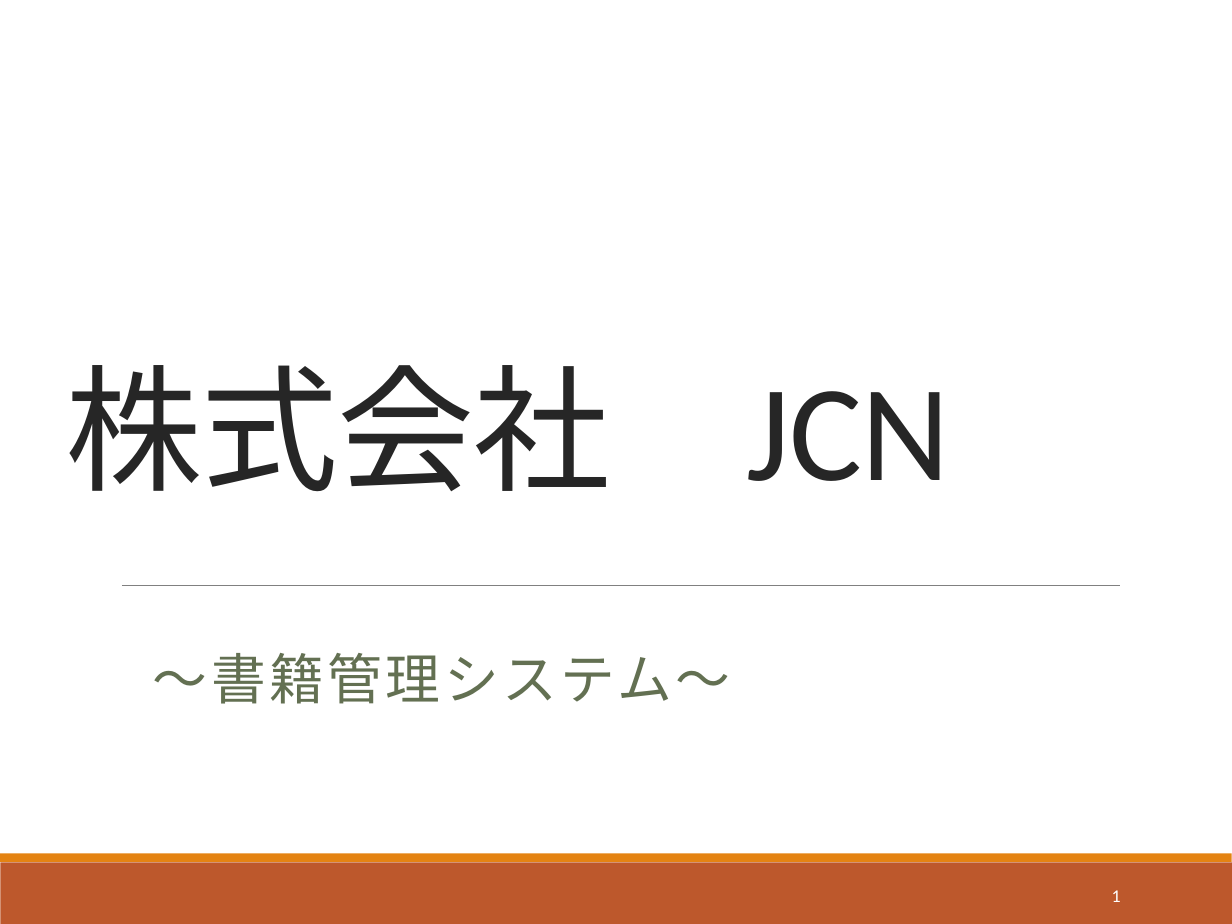
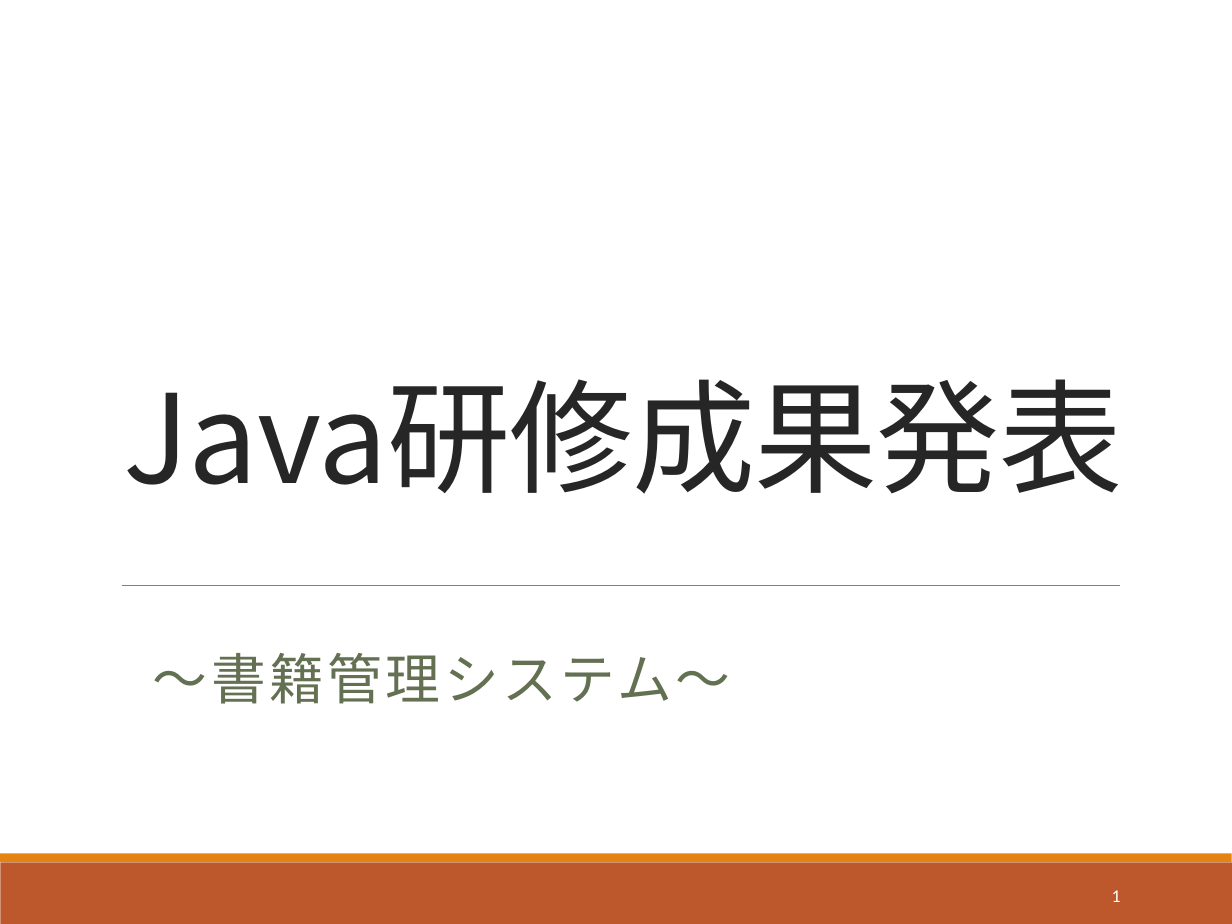
Before and after one commit to java201710/java, a slide deck: slide 1 of shimoyama/サンプル.pptx. Drawn at 1232x924 pixels with LibreOffice and Linux fonts; fonts in the diff are those of the drawing. Boxes give left, top, right and bottom in pixels: in the first picture for what was removed or moved away, otherwise in the second. Text is boxed around its words. In the diff, an @@ line names an element or a change of style, - is before the commit and + after.

```diff
--- a/shimoyama/サンプル.pptx
+++ b/shimoyama/サンプル.pptx
@@ title at (124,379,1122,494): text changed; size 80 to 72 pt; font Calibri to Noto Sans CJK JP @@
-株式会社 JCN
+Java研修成果発表
```
